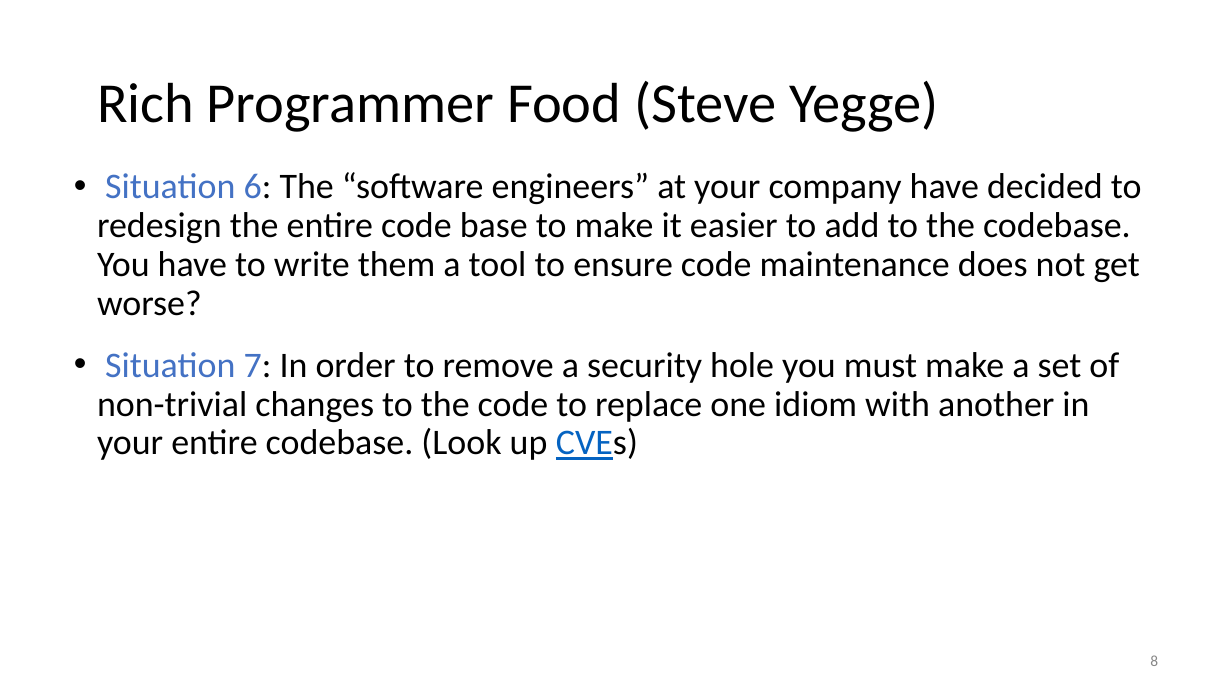
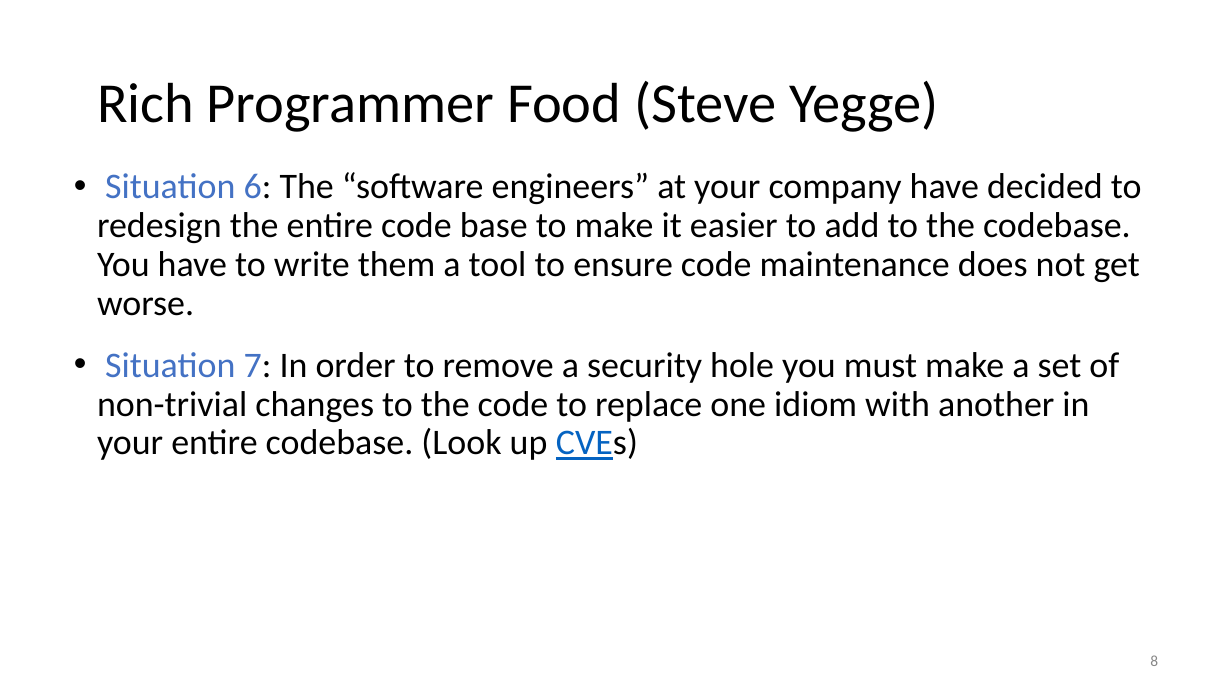
Before and after one commit to anoopsarkar/compilers-class, a slide deck: slide 8 of assets/ppt/intro/in1-evangelize-compilers.pptx. Drawn at 1232x693 pixels with LibreOffice and Linux fonts; fonts in the diff are those of the drawing. Boxes give left, top, right and bottom in pixels: in the first picture for what was removed or moved away, otherwise in the second. Text is boxed around its words. In the diff, an @@ line names an element or a change of style, - is before the commit and + after.

```diff
--- a/assets/ppt/intro/in1-evangelize-compilers.pptx
+++ b/assets/ppt/intro/in1-evangelize-compilers.pptx
@@ text at [97, 172, 1142, 316]: text changed @@
-• Situation 6: The “software engineers” at your company have decided to redesign the entire code base to make it easier to add to the codebase. You have to write them a tool to ensure code maintenance does not get worse?
+• Situation 6: The “software engineers” at your company have decided to redesign the entire code base to make it easier to add to the codebase. You have to write them a tool to ensure code maintenance does not get worse.
```
Also in this commit, not shown: 1 other slide changed, 5 other files.
